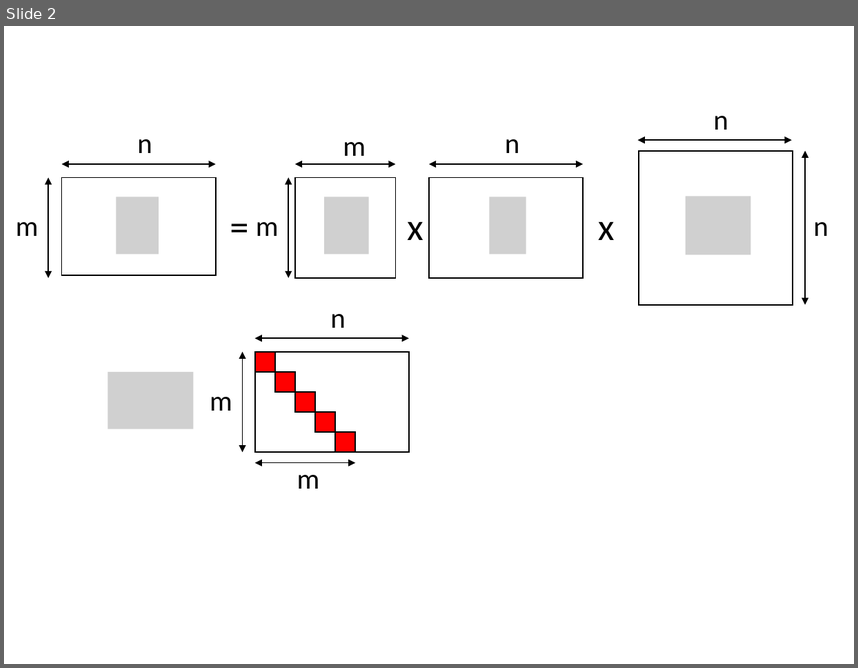
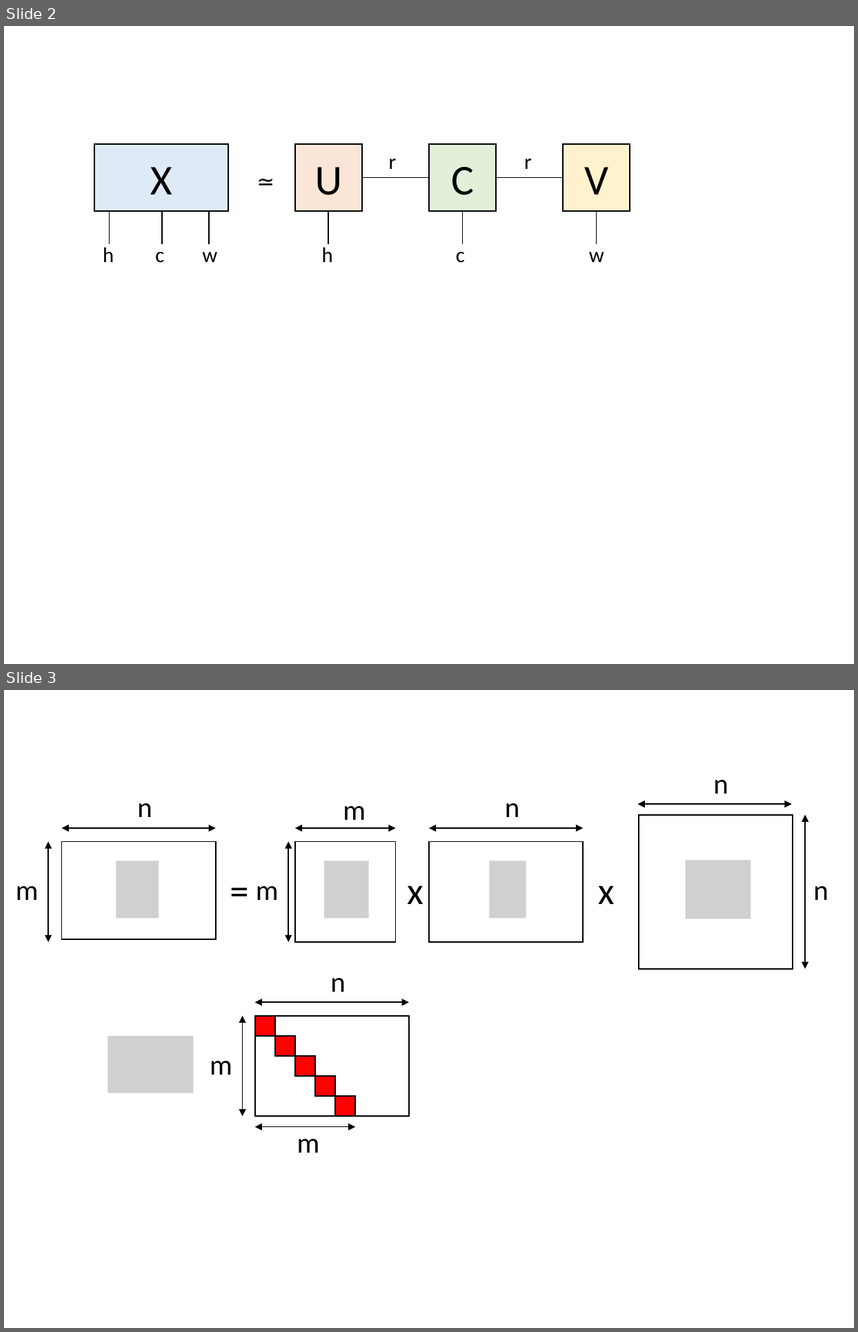
Before and after one commit to kaityo256/qiita, a slide deck: daimyo_tucker/fig.pptx. Shown one above the other, each under a label of ours: slide 2 before the commit, slides 2 and 3 after it. The pictures are 858x668 and 858x1332 pixels, drawn with LibreOffice and Linux fonts; fonts in the diff are those of the drawing; grey boxes stand for pictures. Boxes give left, top, right and bottom in pixels: in the first picture for what was removed or moved away, otherwise in the second. Text is boxed around its words. In the diff, an @@ line names an element or a change of style, - is before the commit and + after.

```diff
--- a/daimyo_tucker/fig.pptx
+++ b/daimyo_tucker/fig.pptx
@@ slide 2 added at (x1=4, y1=26, x2=854, y2=664), background #FFFFFF @@
@@ rectangle added at (x1=94, y1=144, x2=228, y2=212), fill #DEEBF7, outline #000000 1 pt, 36 pt, text #000000 @@
+X
@@ rectangle added at (x1=296, y1=144, x2=363, y2=212), fill #FBE5D6, outline #000000 1 pt, 36 pt, text #000000 @@
+U
@@ rectangle added at (x1=429, y1=144, x2=496, y2=212), fill #E2F0D9, outline #000000 1 pt, 36 pt, text #000000 @@
+C
@@ rectangle added at (x1=562, y1=144, x2=630, y2=212), fill #FFF2CC, outline #000000 1 pt, 36 pt, text #000000 @@
+V
@@ text added at (x1=249, y1=164, x2=282, y2=198), 18 pt, text #000000 @@
+≃
@@ text added at (x1=389, y1=158, x2=397, y2=169), 18 pt, text #000000 @@
+r
@@ text added at (x1=524, y1=158, x2=532, y2=169), 18 pt, text #000000 @@
+r
@@ line added from (429, 177) to (362, 177), #000000 1 pt @@
@@ line added from (562, 177) to (496, 177), #000000 1 pt @@
@@ line added from (110, 212) to (110, 245), #000000 1 pt @@
@@ line added from (162, 212) to (162, 245), #000000 1 pt @@
@@ line added from (209, 212) to (209, 245), #000000 1 pt @@
@@ line added from (329, 212) to (329, 245), #000000 1 pt @@
@@ line added from (462, 212) to (462, 245), #000000 1 pt @@
@@ line added from (597, 212) to (597, 245), #000000 1 pt @@
@@ text added at (x1=103, y1=247, x2=114, y2=262), 18 pt, text #000000 @@
+h
@@ text added at (x1=155, y1=252, x2=164, y2=263), 18 pt, text #000000 @@
+c
@@ text added at (x1=202, y1=252, x2=217, y2=262), 18 pt, text #000000 @@
+w
@@ text added at (x1=322, y1=247, x2=333, y2=262), 18 pt, text #000000 @@
+h
@@ text added at (x1=456, y1=252, x2=465, y2=263), 18 pt, text #000000 @@
+c
@@ text added at (x1=589, y1=252, x2=604, y2=262), 18 pt, text #000000 @@
+w
@@ what was slide 2 is now slide 3 @@
```
Also in this commit, not shown: 1 other slide added, 1 slide removed, 1 other file.
